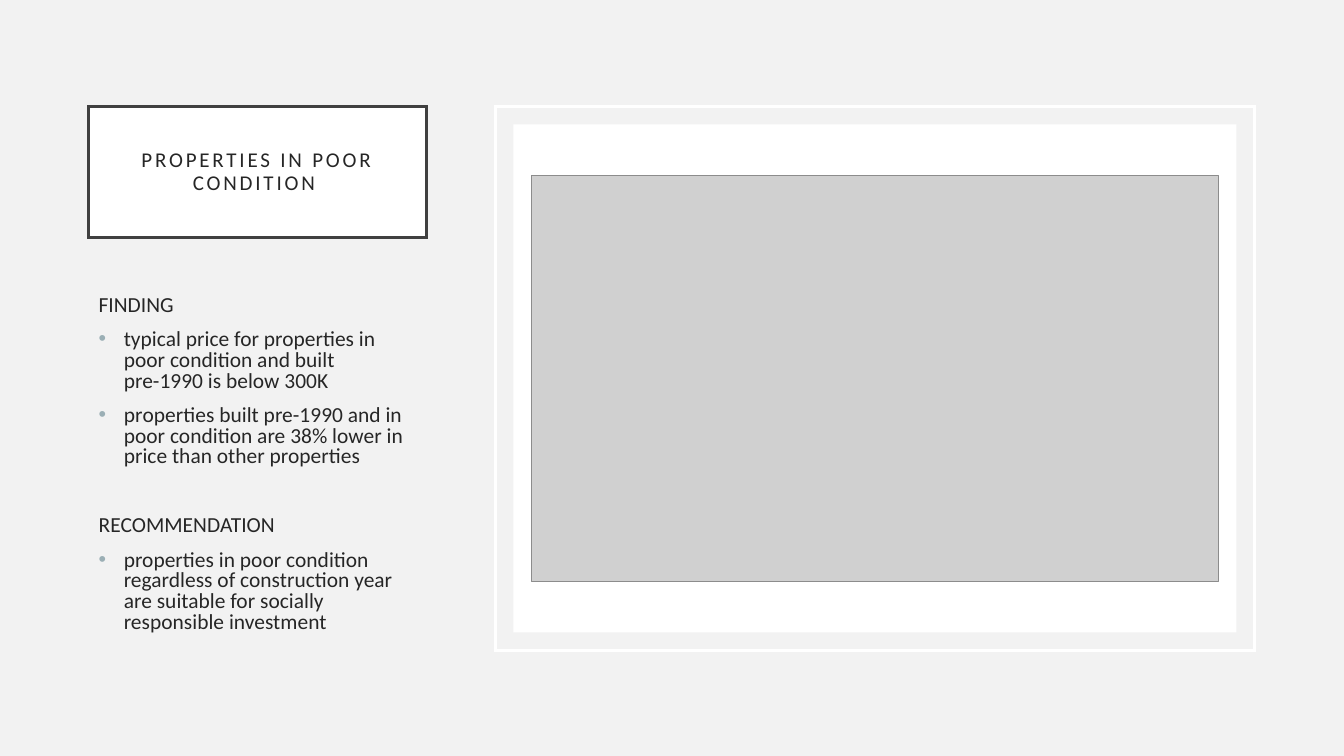
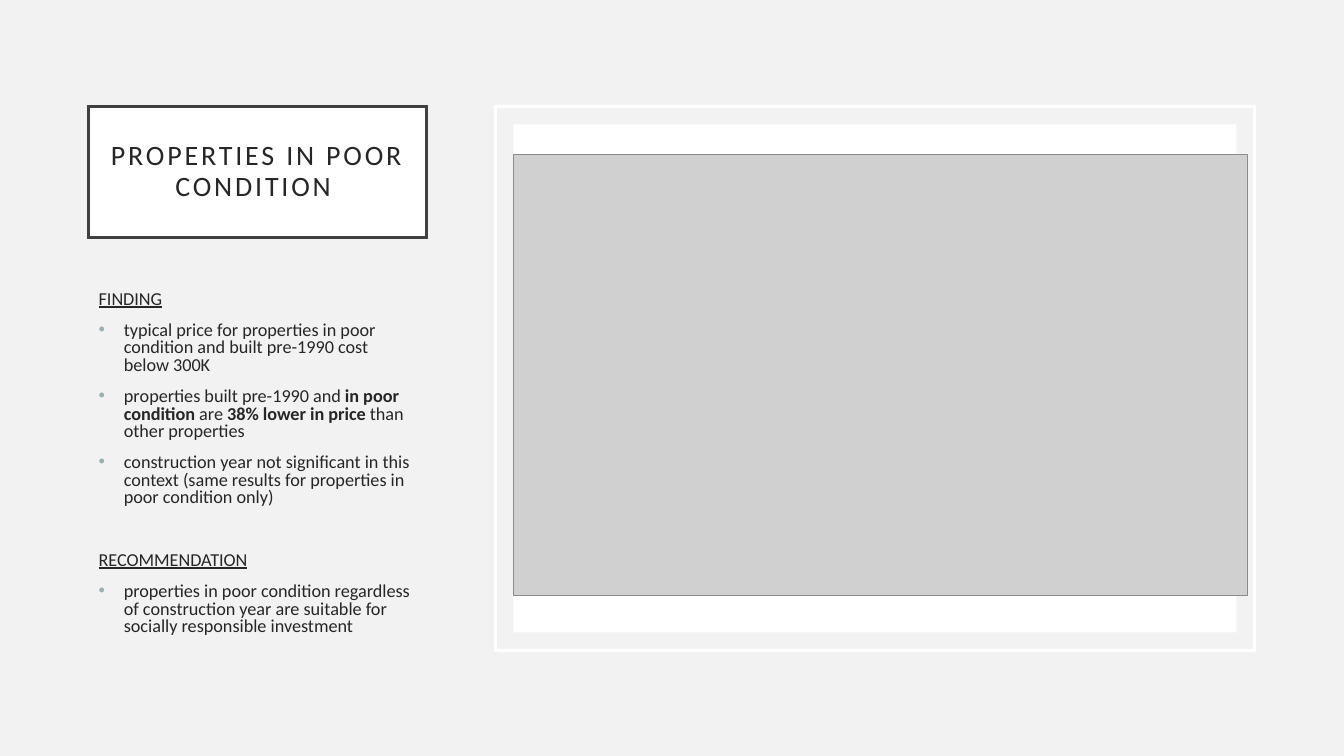
Before and after one commit to shnitzle/eda_project, a slide deck: slide 6 of mjr_folder/presentation/Presentation_Properties_Erin_Robinson.pptx. Drawn at 1344x756 pixels with LibreOffice and Linux fonts; fonts in the diff are those of the drawing; grey boxes stand for pictures. Boxes give left, top, right and bottom in pixels: in the first picture for what was removed or moved away, otherwise in the second. Text is boxed around its words. In the diff, an @@ line names an element or a change of style, - is before the commit and + after.

```diff
--- a/mjr_folder/presentation/Presentation_Properties_Erin_Robinson.pptx
+++ b/mjr_folder/presentation/Presentation_Properties_Erin_Robinson.pptx
@@ title "PROPERTIES IN POOR CONDITION" at (89, 106, 426, 237): size 15 to 20 pt @@
@@ picture: place and size @@
-picture at (531, 175, 1218, 582)
+picture at (513, 155, 1247, 596)
@@ text at (99, 293, 410, 635): size 15.3 to 12.9 pt in "FINDING", "properties built pre-1990 and in poor condition ...", "RECOMMENDATION", "properties in poor condition regardless of construction ..."; underline on in "FINDING", "RECOMMENDATION"; bold on in "in poor condition 38% lower in price" @@
@@ text at (124, 323, 368, 371): text changed; size 15.3 to 12.9 pt @@
-• typical price for properties in poor condition and built pre-1990 is below 300K
+• typical price for properties in poor condition and built pre-1990 cost below 300K
@@ text at (124, 455, 410, 506): paragraph added @@
+• construction year not significant in this context (same results for properties in poor condition only)
```
Also in this commit, not shown: 6 other slides changed, 1 slide added, 1 slide removed, 5 other files.
